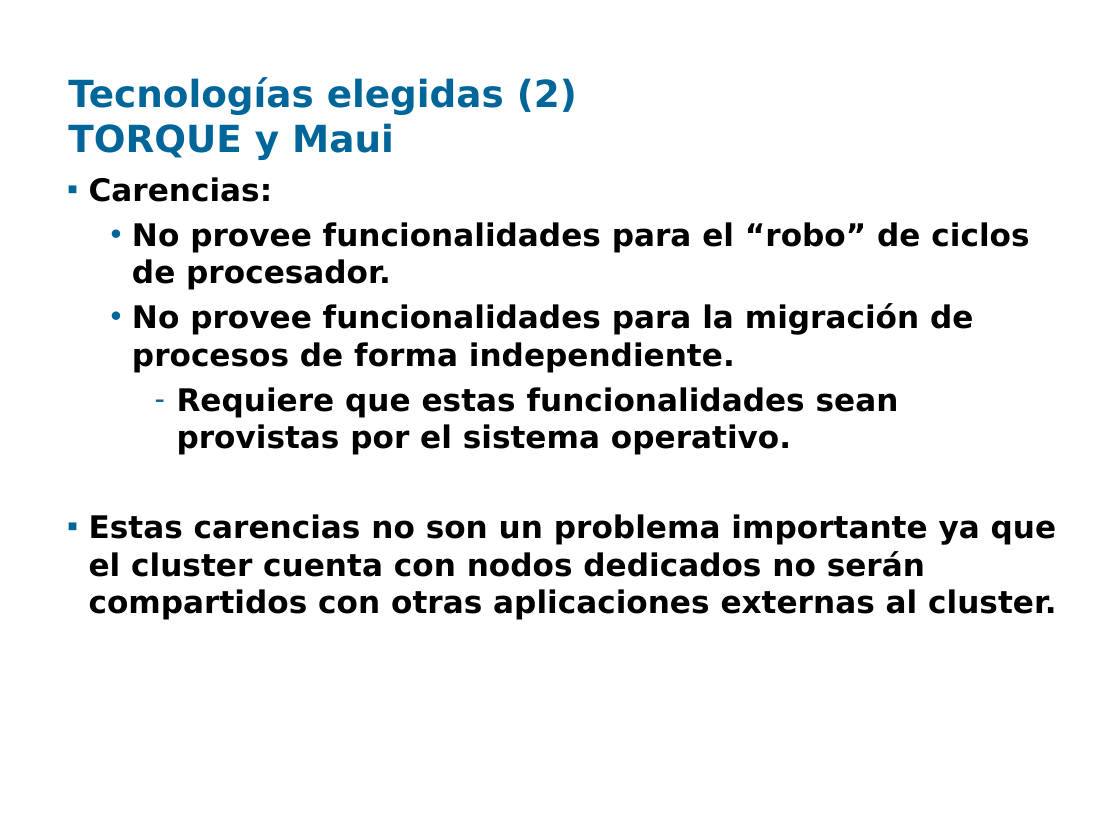
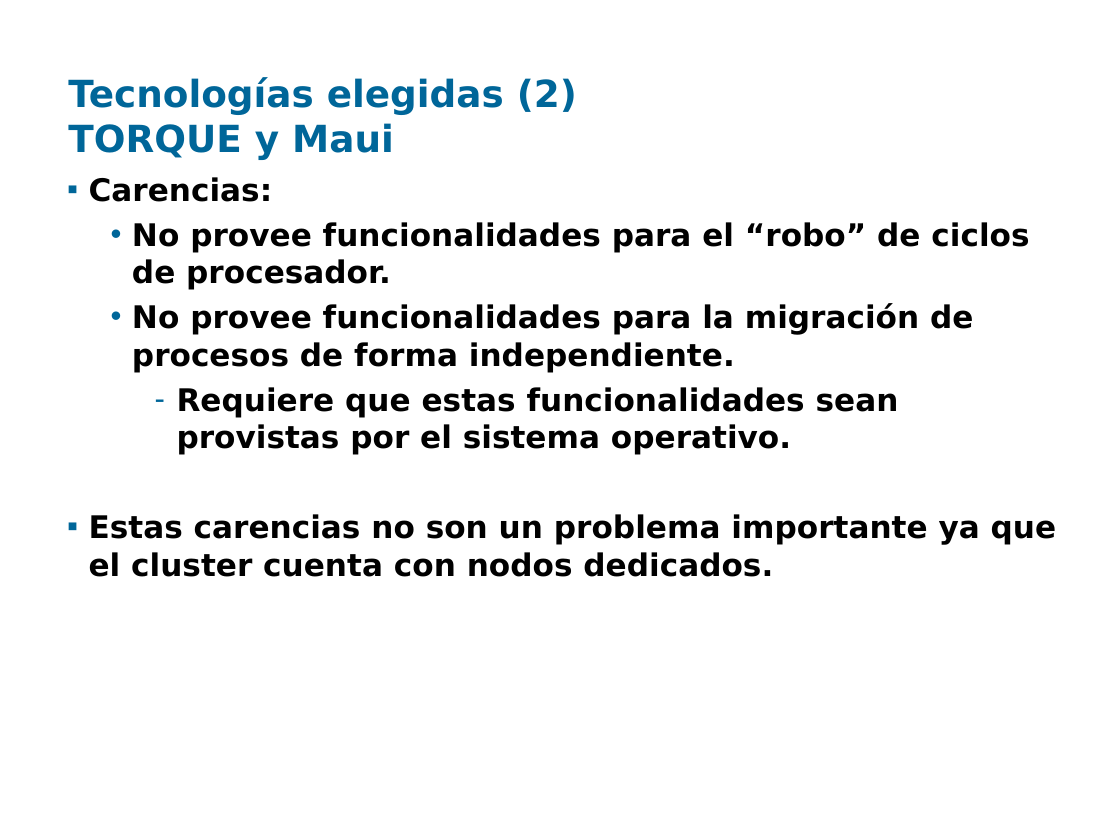
Before and after one commit to santiago-iturriaga/pgruso2007, a slide deck: slide 10 of Documentacion/Presentación Fenton - Santiago.ppt. Drawn at 1120x840 pixels with LibreOffice and Linux fonts; fonts in the diff are those of the drawing; background and template pictures are left out. Boxes give left, top, right and bottom in pixels: in the first picture for what was removed or moved away, otherwise in the second. Text is boxed around its words. In the diff, an @@ line names an element or a change of style, - is before the commit and + after.

```diff
--- a/Documentacion/Presentación Fenton - Santiago.ppt
+++ b/Documentacion/Presentación Fenton - Santiago.ppt
@@ text at (89,514,1057,577): text changed @@
-▪ Estas carencias no son un problema importante ya que el cluster cuenta con nodos dedicados no serán compartidos con otras aplicaciones externas al cluster.
+▪ Estas carencias no son un problema importante ya que el cluster cuenta con nodos dedicados.
```
Also in this commit, not shown: 2 other slides changed, 3 other files.
